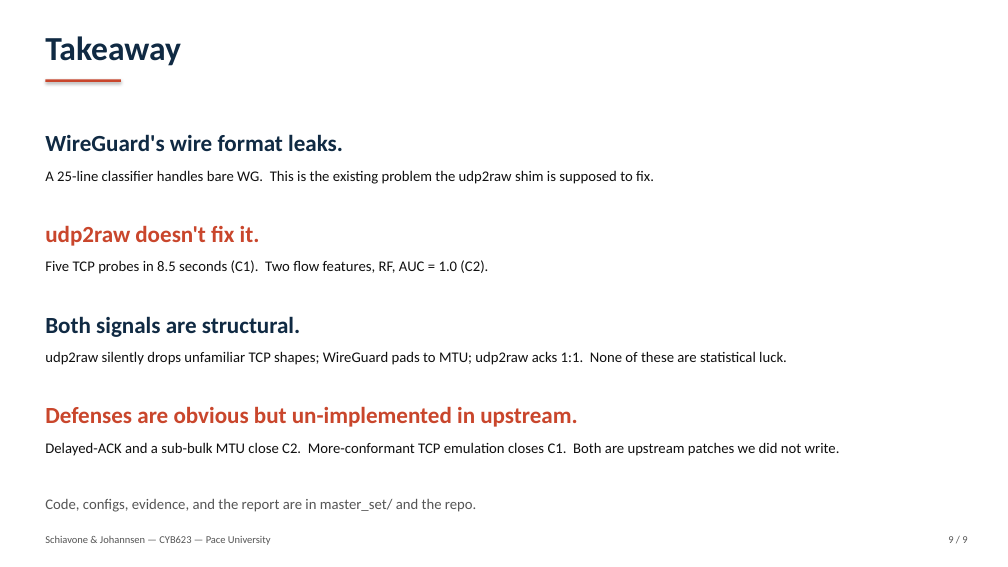
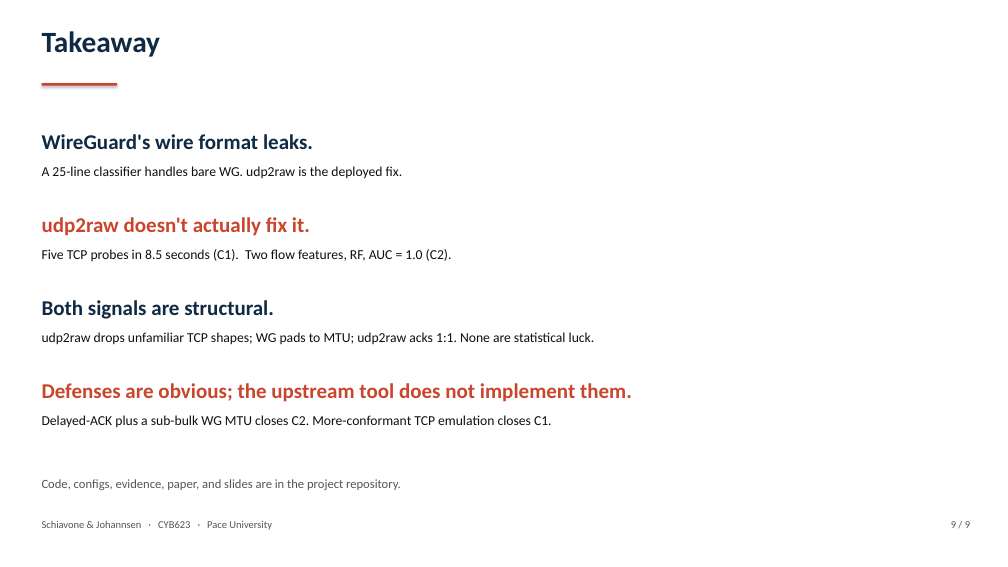
Before and after one commit to BitEU/WireGuard_Research, a slide deck: slide 9 of slides/WireGuard-udp2raw-detection.pptx. Drawn at 1008x567 pixels with LibreOffice and Linux fonts; fonts in the diff are those of the drawing. Boxes give left, top, right and bottom in pixels: in the first picture for what was removed or moved away, otherwise in the second. Text is boxed around its words. In the diff, an @@ line names an element or a change of style, - is before the commit and + after.

```diff
--- a/slides/WireGuard-udp2raw-detection.pptx
+++ b/slides/WireGuard-udp2raw-detection.pptx
@@ text "Takeaway" at [42,31,161,57]: size 32 to 28 pt @@
@@ rectangle: place and size @@
-rectangle at [45,79,121,82]
+rectangle at [42,83,117,85]
@@ text "WireGuard's wire format leaks." at [42,134,313,149]: size 22 to 20 pt @@
@@ text at [42,166,403,179]: text changed; size 14 to 13 pt @@
-A 25-line classifier handles bare WG. This is the existing problem the udp2raw shim is supposed to fix.
+A 25-line classifier handles bare WG. udp2raw is the deployed fix.
@@ text at [42,217,310,236]: text changed; size 22 to 20 pt @@
-udp2raw doesn't fix it.
+udp2raw doesn't actually fix it.
@@ text "Five TCP probes in 8.5 ...": place and size @@
-text "Five TCP probes in 8.5 ..." at [45,260,488,274]
+text "Five TCP probes in 8.5 ..." at [42,249,452,261]
@@ text "Five TCP probes in 8.5 ..." at [42,249,452,261]: size 14 to 13 pt @@
@@ text "Both signals are structural." at [42,300,274,319]: size 22 to 20 pt @@
@@ text "Both signals are structural.": place and size @@
-text "Both signals are structural." at [45,316,300,337]
+text "Both signals are structural." at [42,300,274,319]
@@ text at [42,332,595,345]: text changed; size 14 to 13 pt @@
-udp2raw silently drops unfamiliar TCP shapes; WireGuard pads to MTU; udp2raw acks 1:1. None of these are statistical luck.
+udp2raw drops unfamiliar TCP shapes; WG pads to MTU; udp2raw acks 1:1. None are statistical luck.
@@ text at [42,383,632,402]: text changed; size 22 to 20 pt @@
-Defenses are obvious but un-implemented in upstream.
+Defenses are obvious; the upstream tool does not implement them.
@@ text at [42,415,552,427]: text changed; size 14 to 13 pt @@
-Delayed-ACK and a sub-bulk MTU close C2. More-conformant TCP emulation closes C1. Both are upstream patches we did not write.
+Delayed-ACK plus a sub-bulk WG MTU closes C2. More-conformant TCP emulation closes C1.
@@ text at [42,479,401,490]: text changed; size 14 to 12 pt @@
-Code, configs, evidence, and the report are in master_set/ and the repo.
+Code, configs, evidence, paper, and slides are in the project repository.
@@ text at [42,521,272,530]: text changed @@
-Schiavone & Johannsen — CYB623 — Pace University
+Schiavone & Johannsen · CYB623 · Pace University
@@ text "9 / 9": place and size @@
-text "9 / 9" at [948,536,967,543]
+text "9 / 9" at [951,521,970,528]
```
Also in this commit, not shown: 8 other slides changed, 2 other files.
